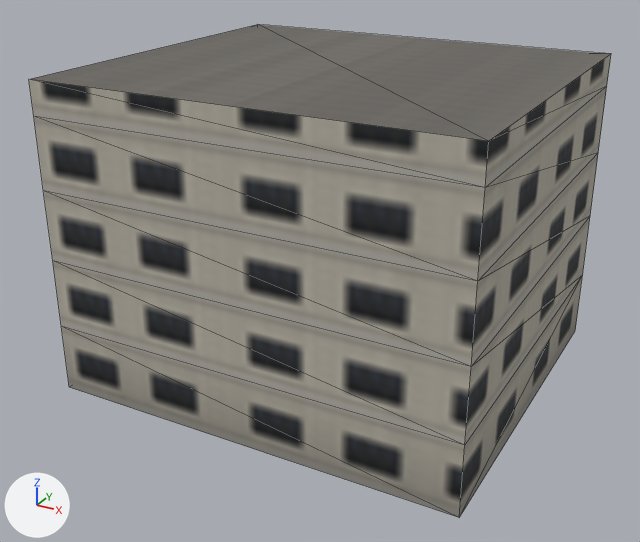
Renders of the glTF model assets/coronado_kit/buildings/urban/urb_brick_corner/urban_urb_brick_corner_far.glb from each side of a commit.
Rendered twice from a camera (50 mm lens) standing at (16.7, -32.1, 20.2) and looking at (0.0, -1.6, 5.0). Lighting does not change. The marker at lower left points along +X, +Y and +Z. The first picture is the older version. Mesh edges are drawn as thin lines. Vertices at exactly the same position are counted once.

Objects in the first picture: 'urban_urb_brick_corner_far'.
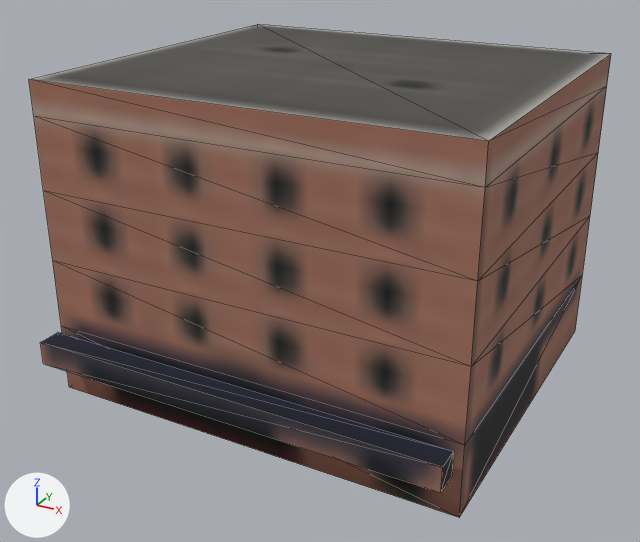
Location of each change, (x1, y1, x2, y2) in pixels of the pictures (640 x 542 px):
'urban_urb_brick_corner_far', surface changed, reshaped
    both: (29, 24, 611, 517)
part 1 of me_urban_urb_brick_corner_far, added
    after: (40, 333, 454, 493)
part 2 of me_urban_urb_brick_corner_far, surface changed
    both: (29, 24, 611, 517)
part 3 of me_urban_urb_brick_corner_far, recoloured
    both: (61, 217, 590, 517)

Edits to the bpy script that builds the scene:
```text
Add img_bld_lod_color_png:
    img_bld_lod_color_png = load_image('bld_lod_color.png', '../../../textures/bld_lod_color.png', 2048, 2048, 'sRGB')
Change mat_bld_far:
    where n0 = _N.new('ShaderNodeBsdfPrincipled'); n0.name = 'Principled BSDF'
    n0.inputs[2].default_value: 0.9 -> 0.85  # 'Roughness'
    where n4 = _N.new('ShaderNodeTexImage'); n4.name = 'Image Texture'
    n4.image: img_far_color_png -> img_bld_lod_color_png
    add n4.extension = 'EXTEND'
Change me_urban_urb_brick_corner_far:
    used by ob_urban_urb_brick_corner_far; location = (0.0, 0.0, 0.0)
    verts and faces of me_urban_urb_brick_corner_far; kept vertices keep their numbers, new ones are numbered from 24
    remove me_urban_urb_brick_corner_far.from_pydata(...)  # 24 vertices, 42 faces; spans x -9.0..9.0, y -8.0..8.0, z 0.0..13.4
    add me_urban_urb_brick_corner_far.from_pydata(...)  # 32 vertices, 52 faces; spans x -9.0..9.0, y -9.5..8.0, z 0.0..13.4
    me_urban_urb_brick_corner_far part 1
    add verts[24] = (-8.7, -9.5, 2.0)  # pixel (43, 363)
    add verts[25] = (-8.7, -9.5, 3.0)  # pixel (40, 342)
    add verts[26] = (-8.7, -8.5, 2.0)
    add verts[27] = (-8.7, -8.5, 3.0)  # pixel (57, 332)
    add for new, old in zip([*range(28, 32)], [*range(24, 28)]): verts[new] = verts[old] + (17.5, 0.0, 0.0)
    add faces += [(24, 28, 29), (24, 29, 25), (26, 27, 30), (27, 31, 30), (28, 30, 31), (28, 31, 29)]
    add faces += [(24, 25, 26), (25, 27, 26), (25, 29, 31), (25, 31, 27)]
    me_urban_urb_brick_corner_far part 2: 42 kept faces spanning x -9.0..9.0, y -8.0..8.0, z 0.0..13.4 get new texture (UV) coordinates
    me_urban_urb_brick_corner_far part 3: 12 kept faces spanning x -9.0..9.0, y -8.0..8.0, z 0.0..6.0 get new vertex colours
```
